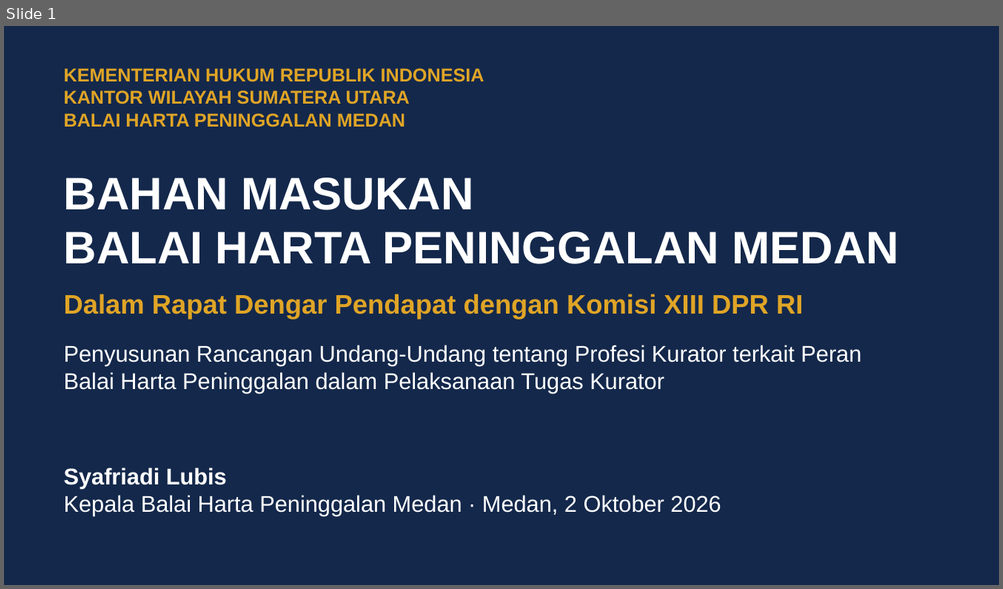
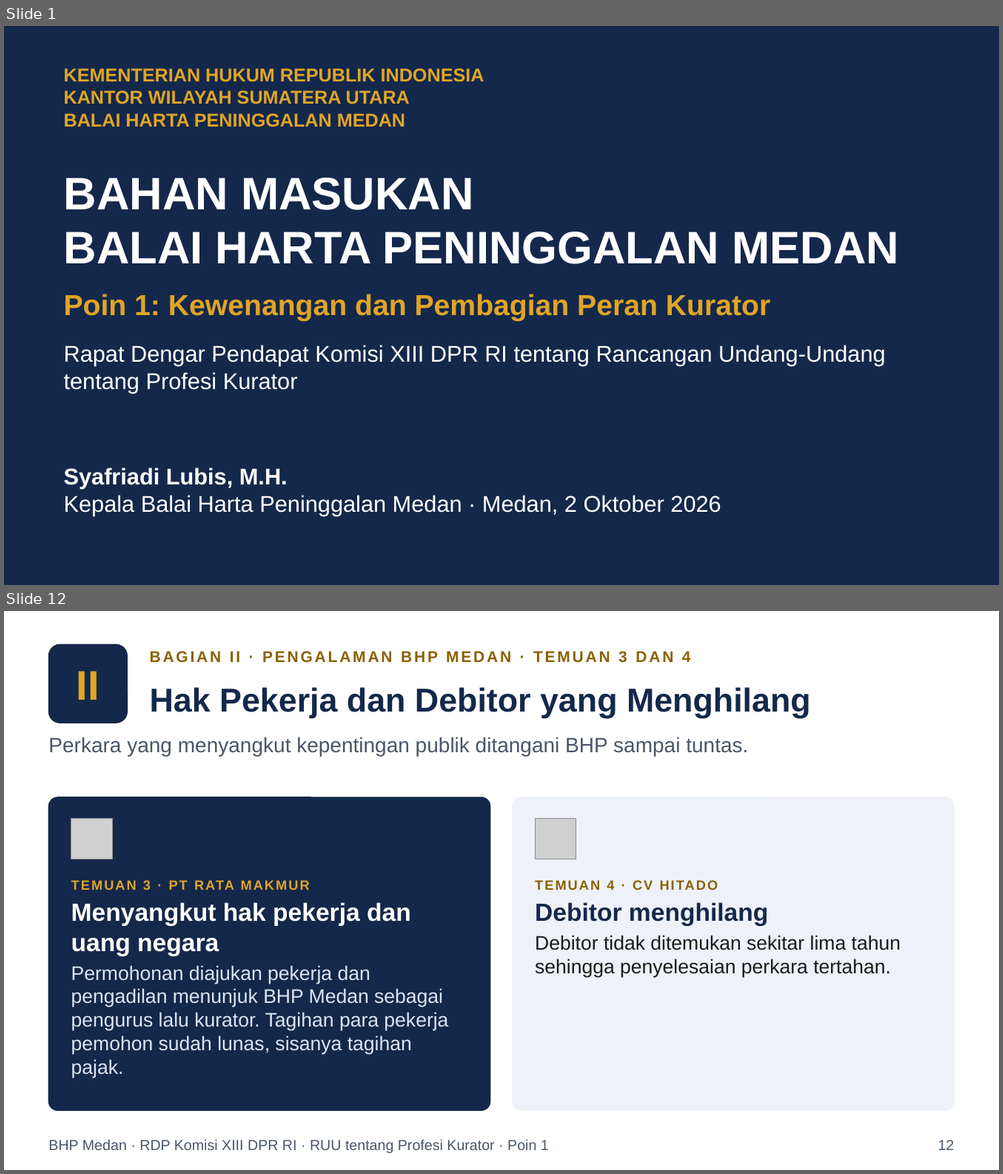
Before and after one commit to artheralawfirm-cloud/SAPAWALI, a slide deck: presentasi/Paparan_BHP_Medan_RUU_Profesi_Kurator.pptx. Shown one above the other, each under a label of ours: slide 1 before the commit, slides 1 and 12 after it; the slides between them are not shown. The pictures are 1003x589 and 1003x1174 pixels, drawn with LibreOffice and Linux fonts; fonts in the diff are those of the drawing; grey boxes stand for pictures. Boxes give left, top, right and bottom in pixels: in the first picture for what was removed or moved away, otherwise in the second. Text is boxed around its words. In the diff, an @@ line names an element or a change of style, - is before the commit and + after.

```diff
--- a/presentasi/Paparan_BHP_Medan_RUU_Profesi_Kurator.pptx
+++ b/presentasi/Paparan_BHP_Medan_RUU_Profesi_Kurator.pptx
@@ slide 12 added at [4,611,999,1170], background #FFFFFF @@
@@ rounded rectangle added at [48,644,127,723], fill #14284B, outline #14284B 1 pt @@
@@ text added at [150,651,691,663], 15 pt, text #8A6100, bold @@
+BAGIAN II · PENGALAMAN BHP MEDAN · TEMUAN 3 DAN 4
@@ text added at [77,671,99,700], 40 pt, text #E0A526, bold @@
+II
@@ text added at [150,687,811,718], 32 pt, text #14284B, bold @@
+Hak Pekerja dan Debitor yang Menghilang
@@ text added at [48,737,748,756], 20 pt, text #4A5568 @@
+Perkara yang menyangkut kepentingan publik ditangani BHP sampai tuntas.
@@ rounded rectangle added at [48,797,490,1111], fill #14284B, outline #14284B 1 pt @@
@@ rounded rectangle added at [513,797,955,1111], fill #EEF2F8, outline #EEF2F8 1 pt @@
@@ picture added at [71,818,112,860] @@
@@ picture added at [535,818,576,860] @@
@@ text added at [71,880,448,1079], 19 pt, text #DCE4F2 @@
+TEMUAN 3 · PT RATA MAKMUR
+Menyangkut hak pekerja dan uang negara
+Permohonan diajukan pekerja dan pengadilan menunjuk BHP Medan sebagai pengurus lalu kurator. Tagihan para pekerja pemohon sudah lunas, sisanya tagihan pajak.
@@ text added at [535,880,900,978], 19 pt, text #1A1A1A @@
+TEMUAN 4 · CV HITADO
+Debitor menghilang
+Debitor tidak ditemukan sekitar lima tahun sehingga penyelesaian perkara tertahan.
@@ text added at [48,1140,549,1153], 14 pt, text #4A5568 @@
+BHP Medan · RDP Komisi XIII DPR RI · RUU tentang Profesi Kurator · Poin 1
@@ text added at [938,1140,954,1150], 14 pt, text #4A5568 @@
+12
@@ slide 1 changed as well @@
@@ text at [64,294,770,321]: text changed; size 26 to 28 pt @@
-Dalam Rapat Dengar Pendapat dengan Komisi XIII DPR RI
+Poin 1: Kewenangan dan Pembagian Peran Kurator
@@ text at [64,345,885,393]: text changed @@
-Penyusunan Rancangan Undang-Undang tentang Profesi Kurator terkait Peran Balai Harta Peninggalan dalam Pelaksanaan Tugas Kurator
+Rapat Dengar Pendapat Komisi XIII DPR RI tentang Rancangan Undang-Undang tentang Profesi Kurator
@@ text at [64,468,287,489]: text changed @@
-Syafriadi Lubis
+Syafriadi Lubis, M.H.
```
Also in this commit, not shown: 5 other slides changed, 19 other slides added, 47 slides removed, 11 other files.
